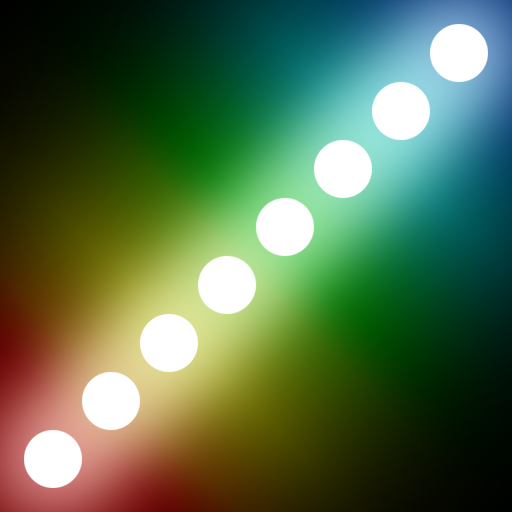
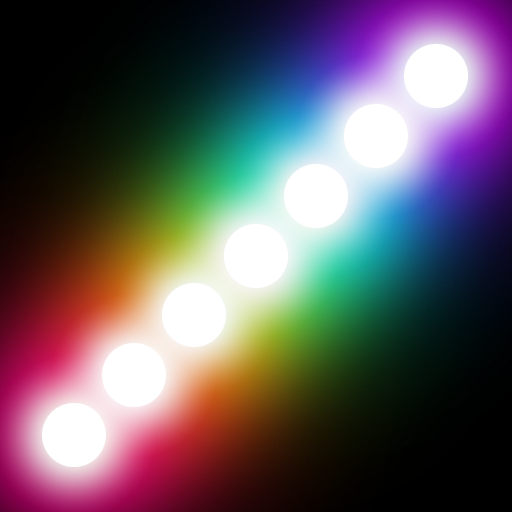
Two versions of the same layered image (w=512, h=512). Layer-by-layer changes:
added group "Led copy 3" with 2 layers above "Led copy 2" over [176, 0, 512, 336]
added layer "Layer 1 copy" (1st of 7, in "Led copy 3") in group "Led copy 3" over [404, 44, 468, 108]
added layer "Layer 3" (1st of 7, in "Led copy 3") (screen) in group "Led copy 3" over [176, 0, 512, 336]
added group "Led copy 2" with 2 layers above "Led copy" over [116, 0, 512, 396]
added layer "Layer 1 copy" (2nd of 7, in "Led copy 2") in group "Led copy 2" over [344, 104, 408, 168]
added layer "Layer 3" (2nd of 7, in "Led copy 2") (screen) in group "Led copy 2" over [116, 0, 512, 396]
added group "Led copy" with 2 layers above "Led" over [56, 0, 512, 456]
added layer "Layer 1 copy" (3rd of 7, in "Led copy") in group "Led copy" over [284, 164, 348, 228]
added layer "Layer 3" (3rd of 7, in "Led copy") (screen) in group "Led copy" over [56, 0, 512, 456]
added group "Led" with 2 layers above "Led copy 6" over [0, 0, 512, 512]
added layer "Layer 1 copy" (4th of 7, in "Led") in group "Led" over [224, 224, 288, 288]
added layer "Layer 3" (4th of 7, in "Led") (screen) in group "Led" over [0, 0, 512, 512]
added group "Led copy 6" with 2 layers above "Led copy 5" over [0, 55, 454, 512]
added layer "Layer 3" (5th of 7, in "Led copy 6") (screen) in group "Led copy 6" over [0, 55, 454, 512]
added group "Led copy 5" with 2 layers above "Led copy 4" over [0, 115, 394, 512]
added layer "Layer 3" (6th of 7, in "Led copy 5") (screen) in group "Led copy 5" over [0, 115, 394, 512]
added group "Led copy 4" with 2 layers above "Layer 1 copy 7" over [0, 175, 334, 512]
added layer "Layer 3" (7th of 7, in "Led copy 4") (screen) in group "Led copy 4" over [0, 175, 334, 512]
hid "Layer 1 copy 7" over [24, 24, 488, 488]
hid "Layer 1 copy 11" over [0, 0, 512, 512]
hid "Layer 1 copy 13" over [0, 0, 512, 512]
…and 3 more changes (3 added)
